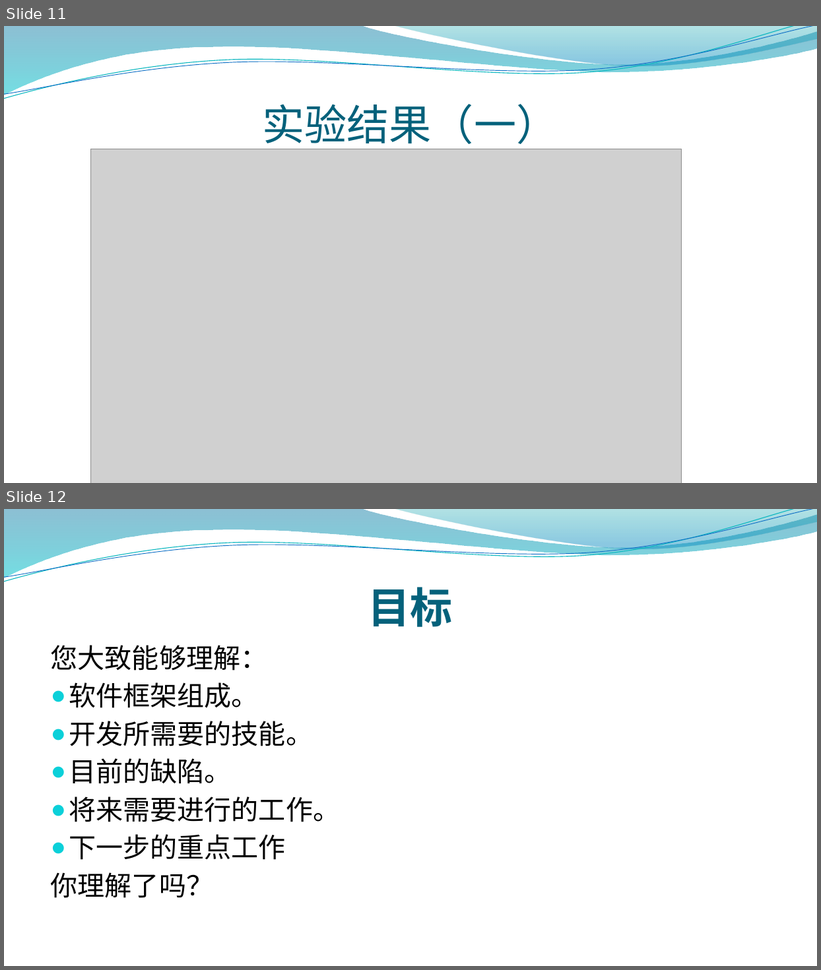
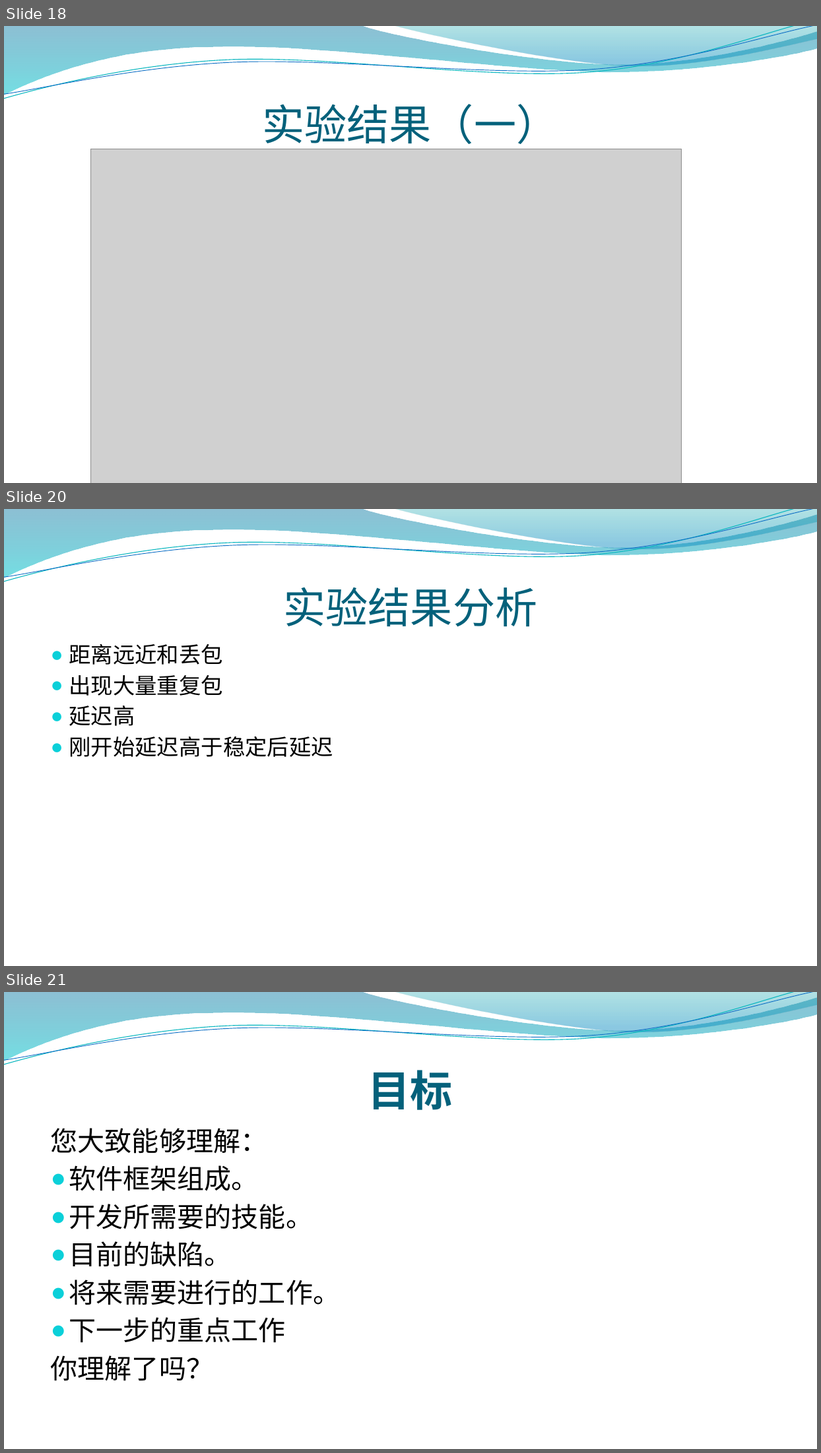
Before and after one commit to houwentaoff/test_gnuradio, a slide deck: doc/高速自组网.pptx. Shown one above the other, each under a label of ours: slides 11 and 12 before the commit, slides 18, 20 and 21 after it; the slides between them are not shown. The pictures are 821x970 and 821x1453 pixels, drawn with LibreOffice and Linux fonts; fonts in the diff are those of the drawing; grey boxes stand for pictures; background and template pictures are left out. Boxes give left, top, right and bottom in pixels: in the first picture for what was removed or moved away, otherwise in the second. Text is boxed around its words. In the diff, an @@ line names an element or a change of style, - is before the commit and + after.

```diff
--- a/doc/高速自组网.pptx
+++ b/doc/高速自组网.pptx
@@ slide 20 added at (4,509,817,966), background picture (left out); not listed: 4 template elements that a slide beside it also shows @@
@@ title added at (283,588,537,627), 50 pt, text #04617B @@
+实验结果分析
@@ text added at (69,644,333,757), 26 pt, text #000000 @@
+● 距离远近和丢包
+● 出现大量重复包
+● 延迟高
+● 刚开始延迟高于稳定后延迟
@@ what was slide 11 is now slide 18 @@
@@ what was slide 12 is now slide 21 @@
```
Also in this commit, not shown: 8 other slides added.
